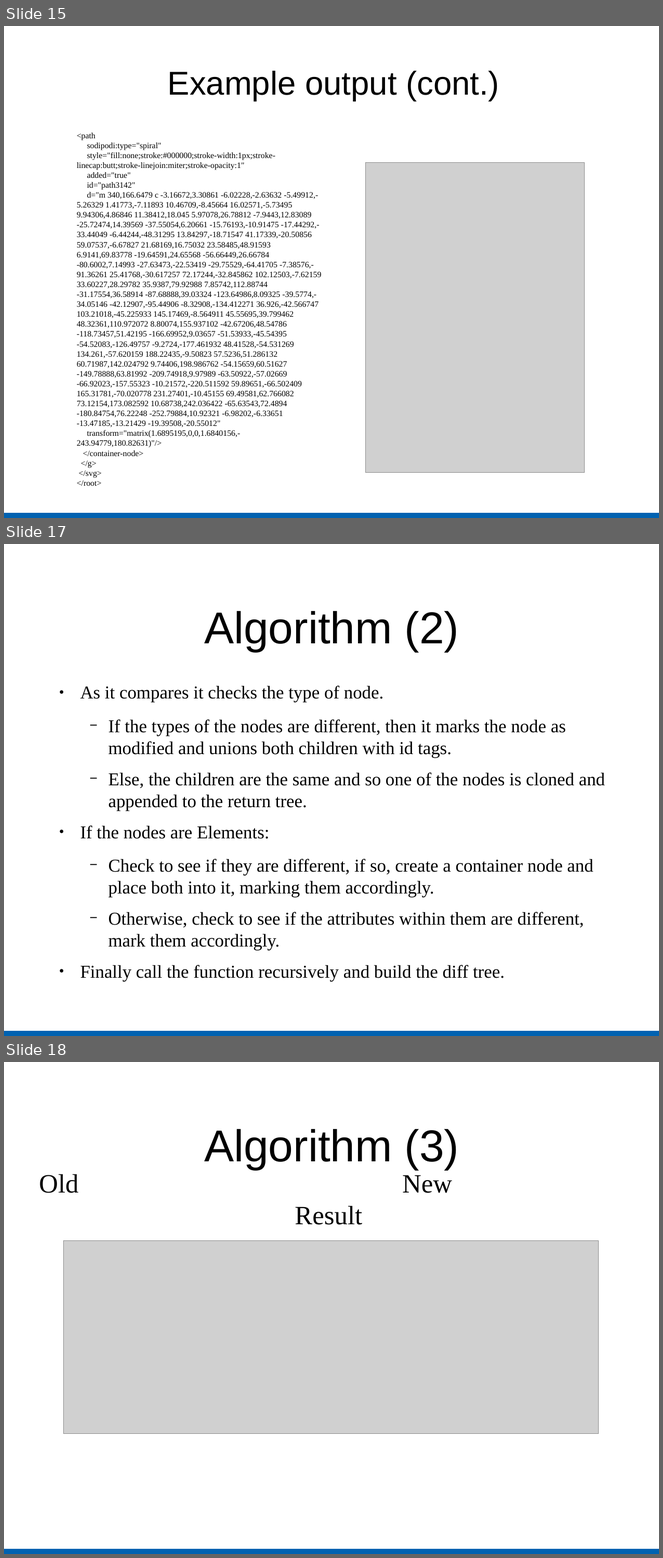
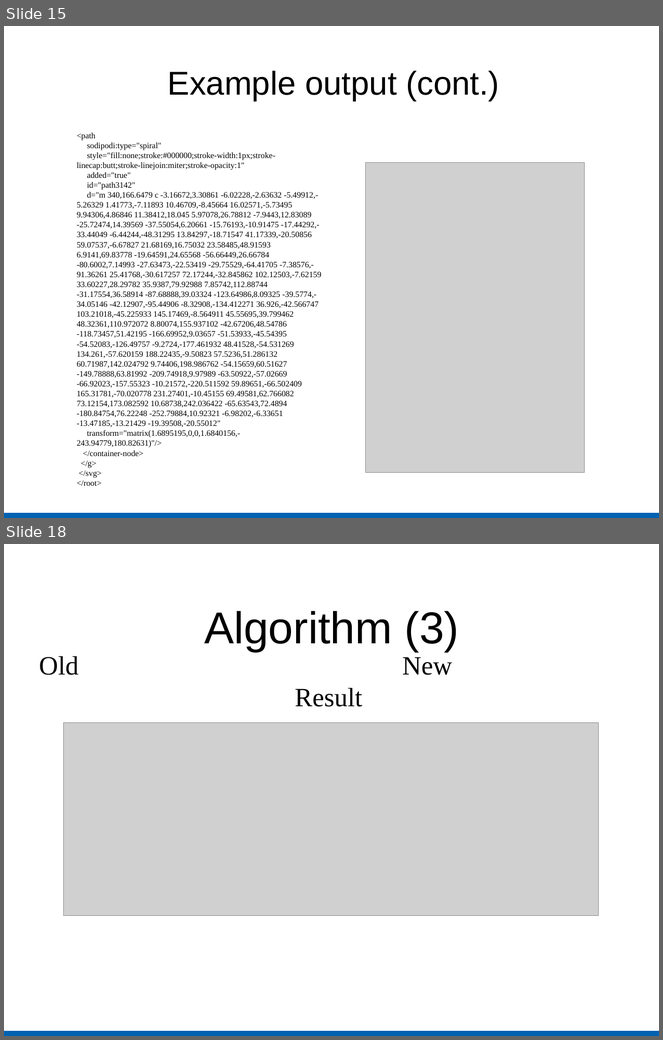
Before and after one commit to kratos12000/FastXMLDiff, a slide deck: Presentation/Slides.odp. Shown one above the other, each under a label of ours: slides 15, 17 and 18 before the commit, slides 15 and 18 after it; the slides between them are not shown. The pictures are 663x1558 and 663x1040 pixels, drawn with LibreOffice and Linux fonts; fonts in the diff are those of the drawing; grey boxes stand for pictures. Boxes give left, top, right and bottom in pixels: in the first picture for what was removed or moved away, otherwise in the second. Text is boxed around its words. In the diff, an @@ line names an element or a change of style, - is before the commit and + after.

Commit message:
Rewrote algorithm section a little.
Also cleaned up a few other slides. Nothing major.

```diff
--- a/Presentation/Slides.odp
+++ b/Presentation/Slides.odp
@@ slide 17 removed at bbox=[4, 544, 659, 1036], background #FFFFFF; not listed: 1 template element that a slide beside it also shows @@
@@ title removed at bbox=[204, 611, 460, 652] @@
-Algorithm (2)
@@ text removed at bbox=[80, 685, 605, 981] @@
-● As it compares it checks the type of node.
-  − If the types of the nodes are different, then it marks the node as modified and unions both children with id tags.
-  − Else, the children are the same and so one of the nodes is cloned and appended to the return tree.
-● If the nodes are Elements:
-  − Check to see if they are different, if so, create a container node and place both into it, marking them accordingly.
-  − Otherwise, check to see if the attributes within them are different, mark them accordingly.
-● Finally call the function recursively and build the diff tree.
```
Also in this commit, not shown: 5 slides changed, 2 slides added, 1 other slide removed.
